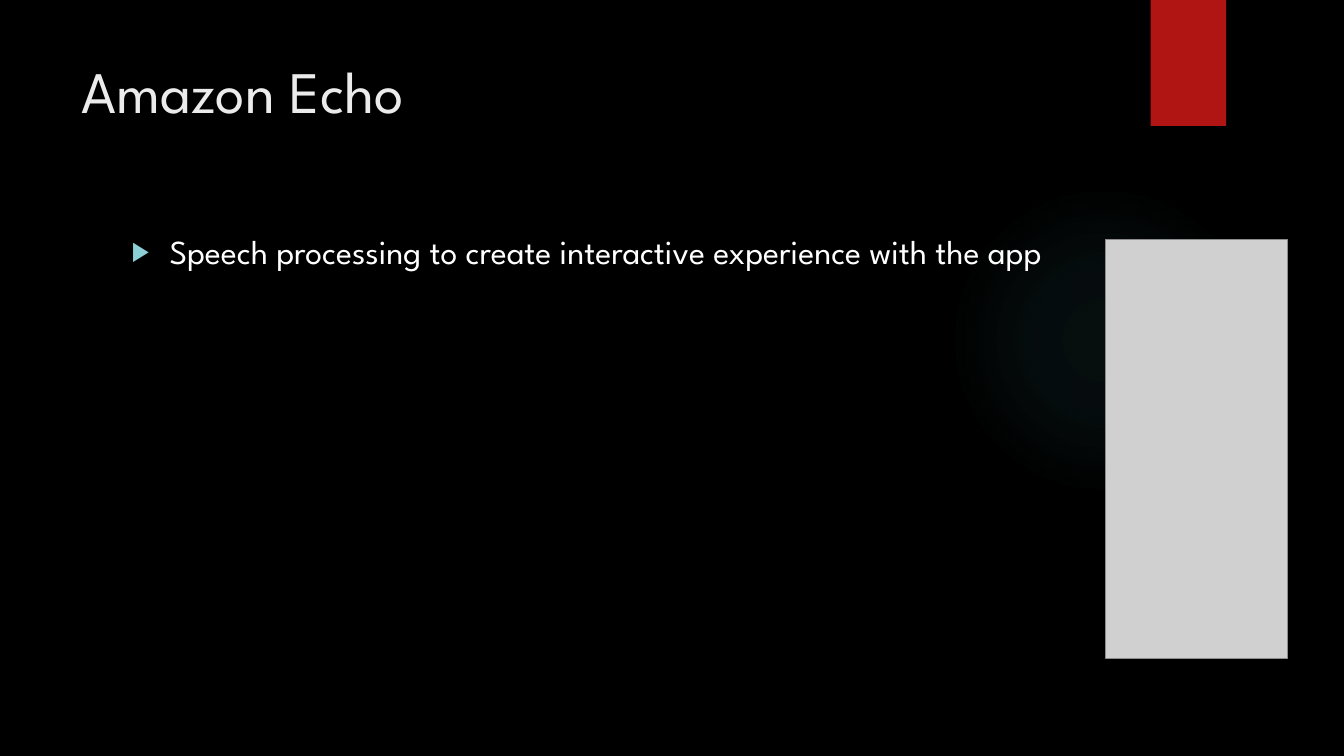
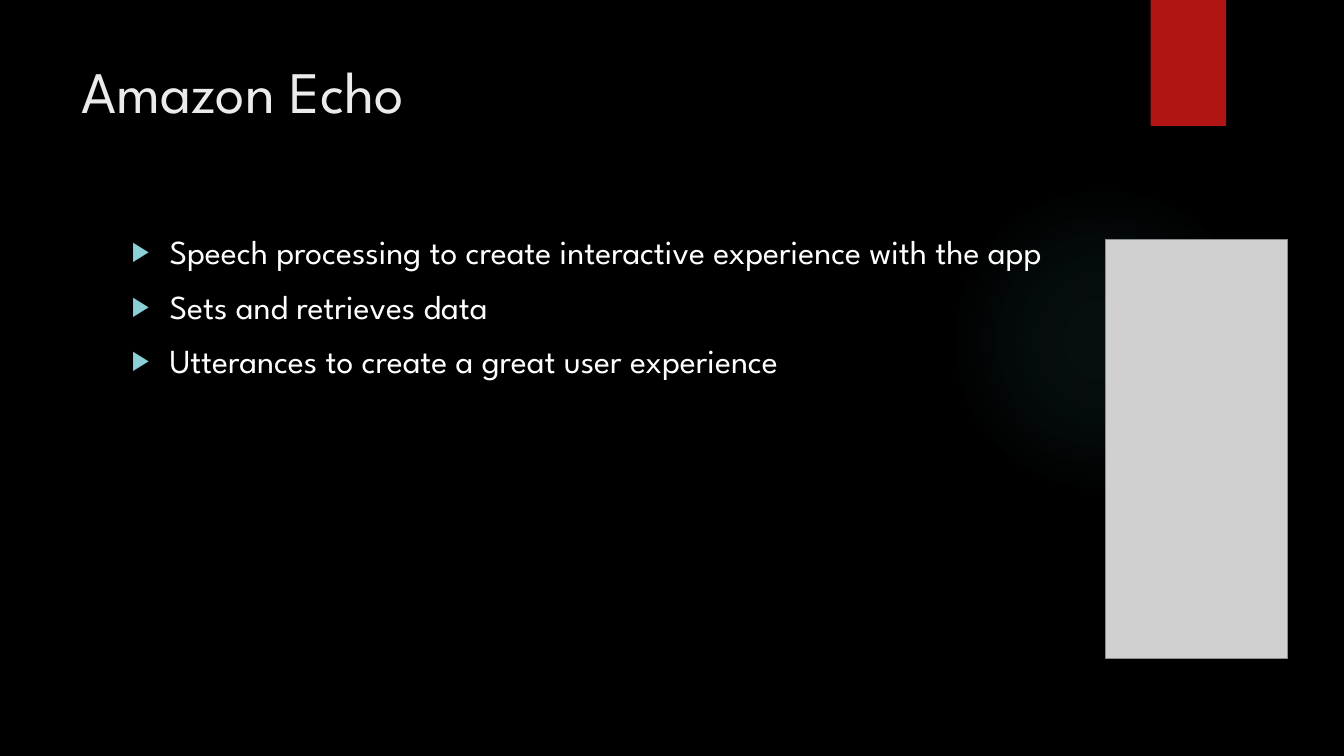
Before and after one commit to Gilbert-Maldonado/HackDFW2016, a slide deck: slide 5 of Earn.pptx. Drawn at 1344x756 pixels with LibreOffice and Linux fonts; fonts in the diff are those of the drawing; grey boxes stand for pictures; background and template pictures are left out. Boxes give left, top, right and bottom in pixels: in the first picture for what was removed or moved away, otherwise in the second. Text is boxed around its words. In the diff, an @@ line names an element or a change of style, - is before the commit and + after.

Commit message:
more

```diff
--- a/Earn.pptx
+++ b/Earn.pptx
@@ text at box(170, 296, 778, 381): paragraphs added @@
+▶ Sets and retrieves data
+▶ Utterances to create a great user experience
```
